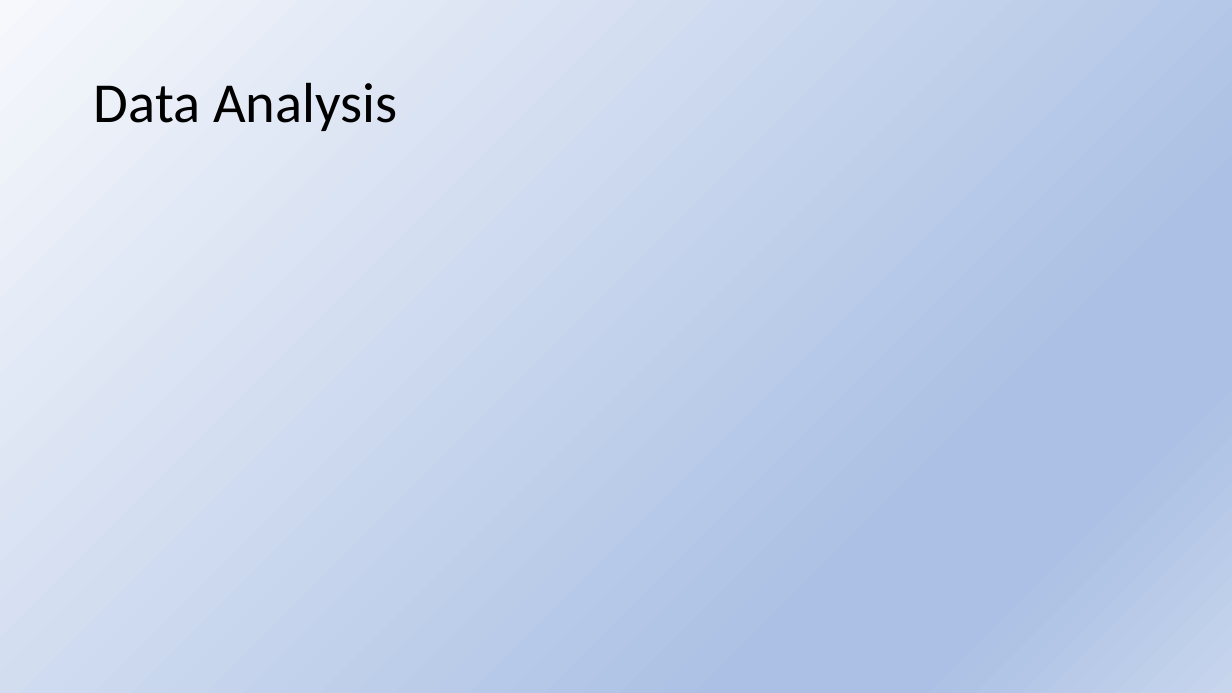
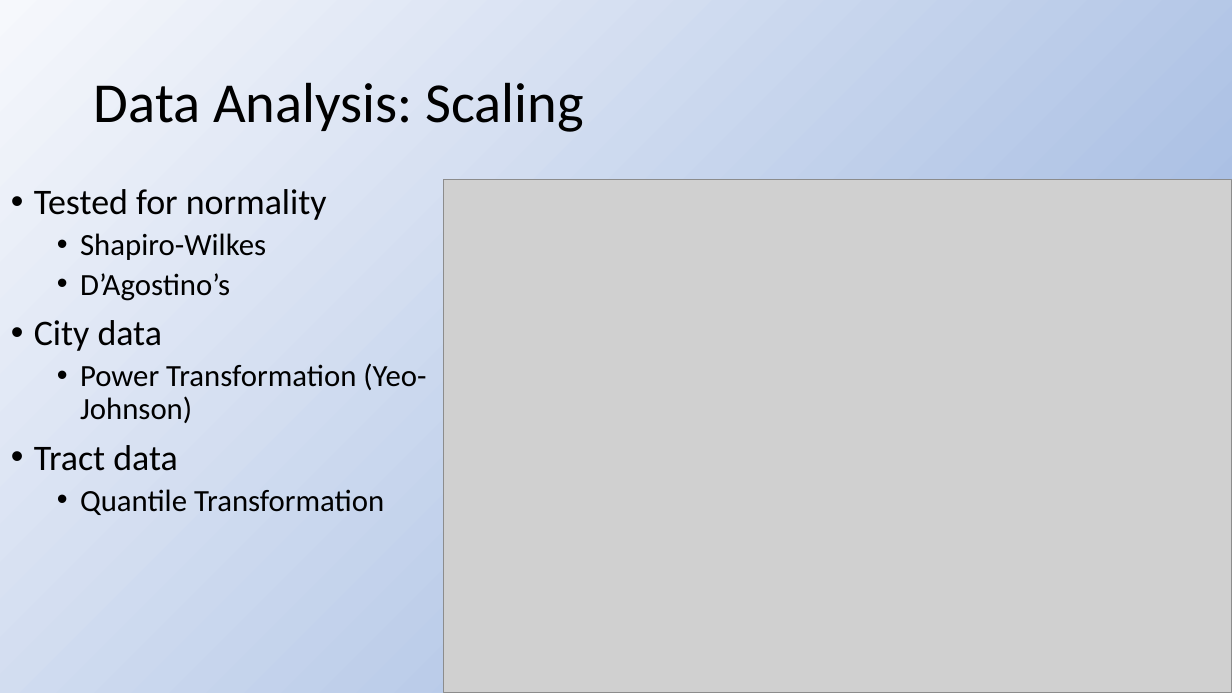
Before and after one commit to lilfetz22/Health_Scores_CAP2, a slide deck: slide 7 of Presentation_Health_Scores_CAP2.pptx. Drawn at 1232x693 pixels with LibreOffice and Linux fonts; fonts in the diff are those of the drawing; grey boxes stand for pictures. Boxes give left, top, right and bottom in pixels: in the first picture for what was removed or moved away, otherwise in the second. Text is boxed around its words. In the diff, an @@ line names an element or a change of style, - is before the commit and + after.

Commit message:
added more pictures, further updates on ppt

```diff
--- a/Presentation_Health_Scores_CAP2.pptx
+++ b/Presentation_Health_Scores_CAP2.pptx
@@ title at bbox=[94, 82, 583, 132]: text changed @@
-Data Analysis
+Data Analysis: Scaling
@@ picture added at bbox=[444, 179, 1232, 693] @@
@@ text added at bbox=[34, 189, 426, 515], 24 pt, text #000000 @@
+• Tested for normality
+  • Shapiro-Wilkes
+  • D’Agostino’s
+• City data
+  • Power Transformation (Yeo-Johnson)
+• Tract data
+  • Quantile Transformation
```
Also in this commit, not shown: 3 other slides changed, 6 other files.
